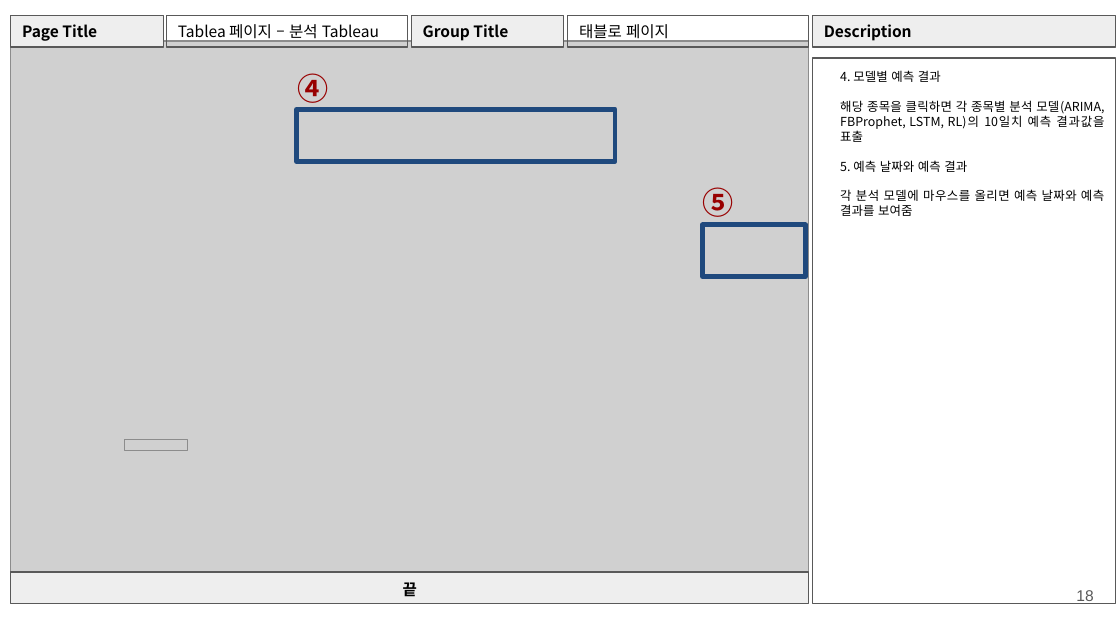
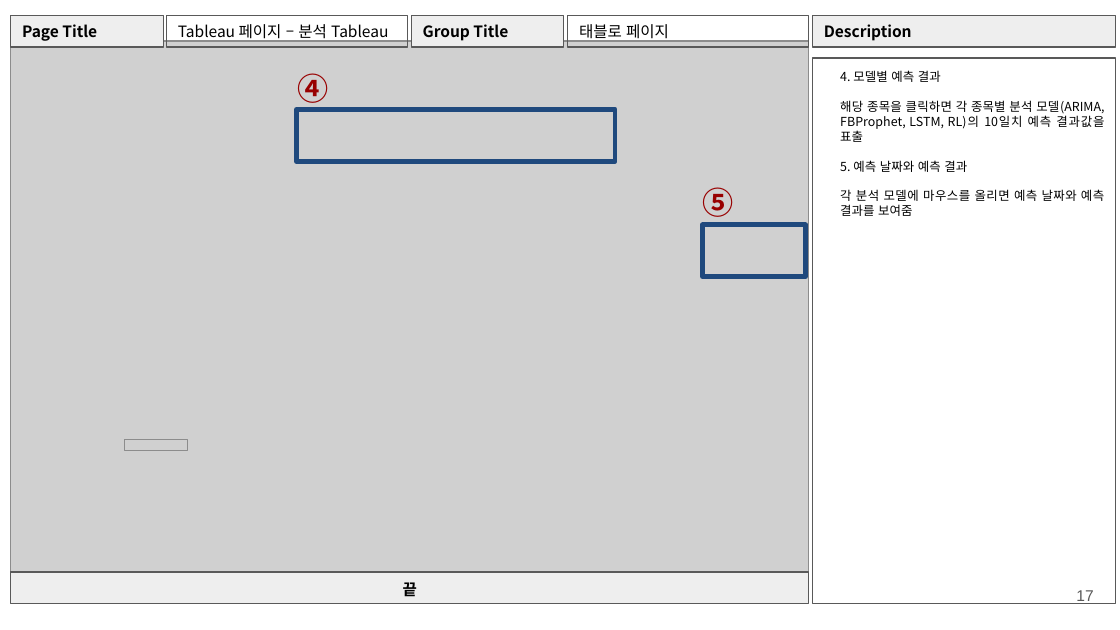
Before and after one commit to gentle-potato/21KDT-Project, a slide deck: slide 17 of 3. Final/Document/3. Wireframe.pptx (slide 18 before the commit). Drawn at 1120x630 pixels with LibreOffice and Linux fonts; fonts in the diff are those of the drawing; grey boxes stand for pictures. Boxes give left, top, right and bottom in pixels: in the first picture for what was removed or moved away, otherwise in the second. Text is boxed around its words. In the diff, an @@ line names an element or a change of style, - is before the commit and + after.

```diff
--- a/3. Final/Document/3. Wireframe.pptx
+++ b/3. Final/Document/3. Wireframe.pptx
@@ text in rectangle at (178,24,388,42): text changed @@
-Tablea 페이지 – 분석 Tableau
+Tableau 페이지 – 분석 Tableau
@@ page number at (1076,590,1093,604): text changed @@
-18
+17
```
Also in this commit, not shown: 7 other slides changed, 1 slide removed, 1 other file.
